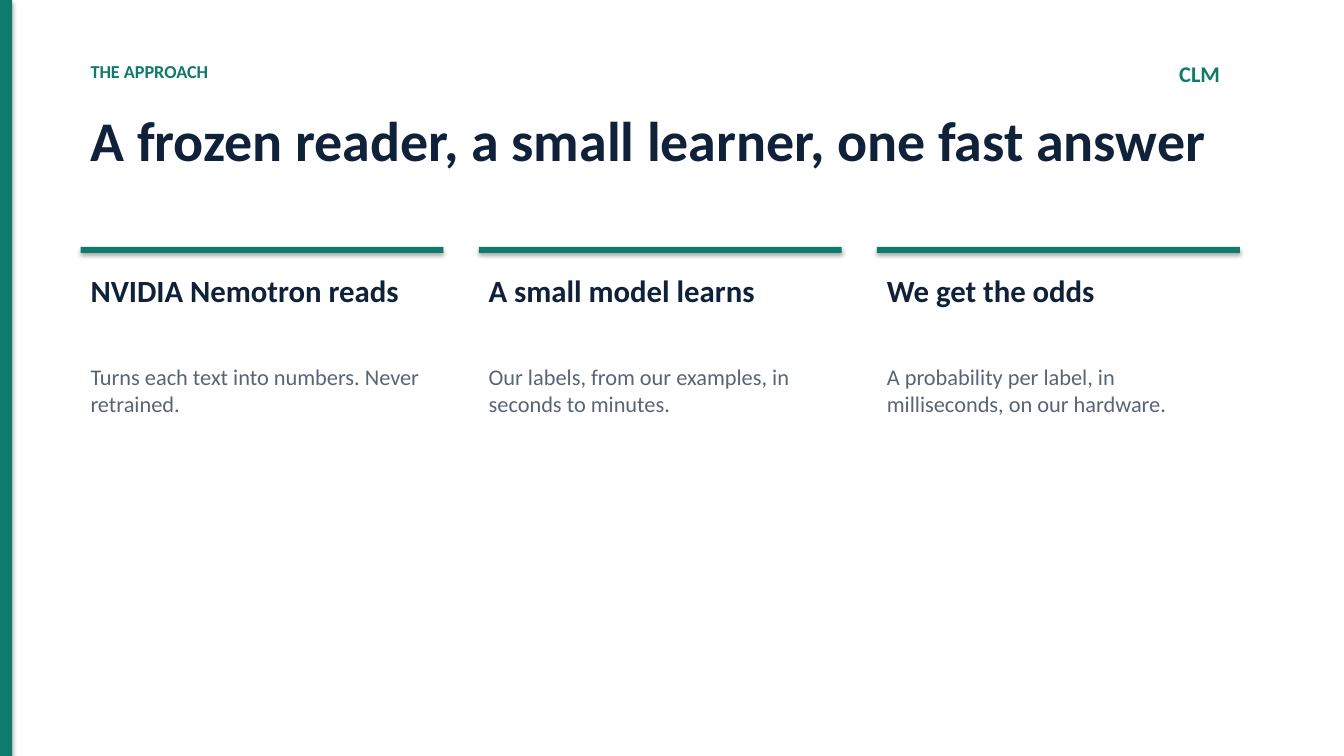
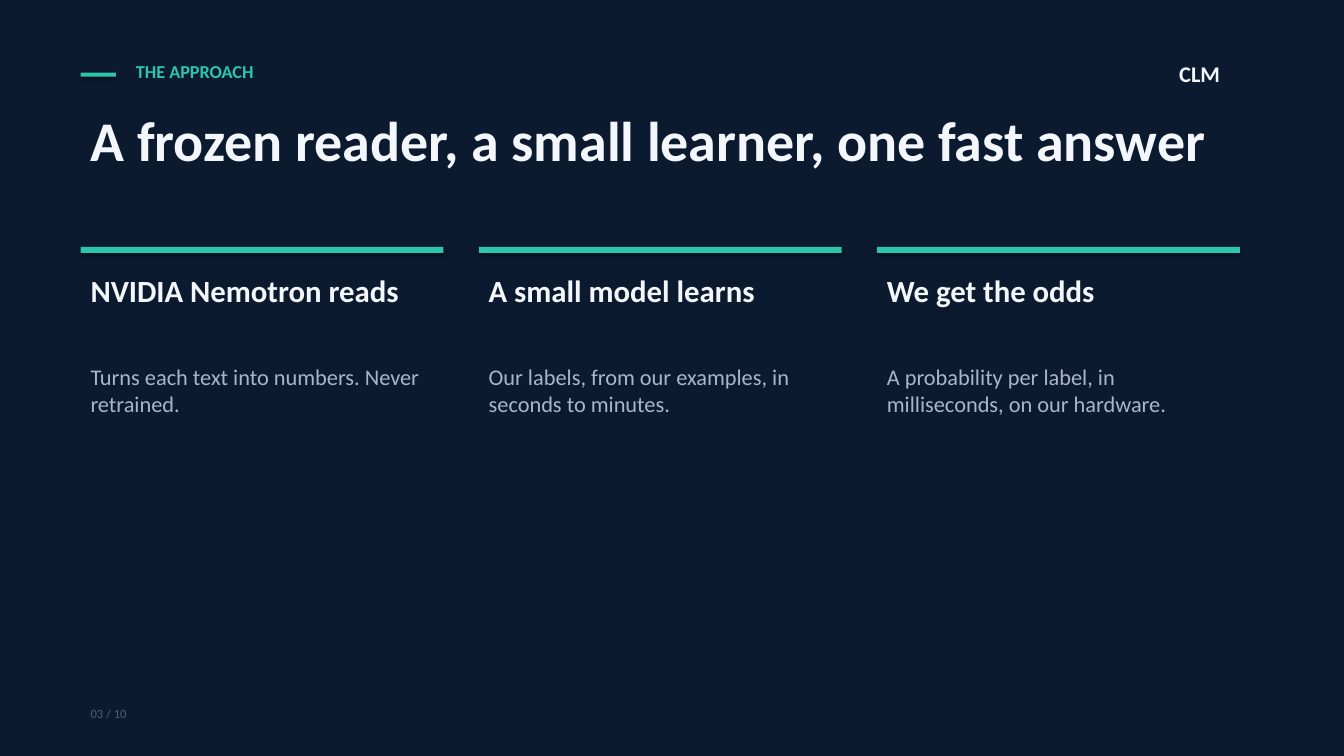
Before and after one commit to rgvvvg5mpz-collab/clm-nemotron, a slide deck: slide 3 of Marketing/CLM-Executive-Briefing.pptx. Drawn at 1344x756 pixels with LibreOffice and Linux fonts; fonts in the diff are those of the drawing. Boxes give left, top, right and bottom in pixels: in the first picture for what was removed or moved away, otherwise in the second. Text is boxed around its words. In the diff, an @@ line names an element or a change of style, - is before the commit and + after.

```diff
--- a/Marketing/CLM-Executive-Briefing.pptx
+++ b/Marketing/CLM-Executive-Briefing.pptx
@@ rectangle: place and size @@
-rectangle at box(0, 0, 12, 756)
+rectangle at box(0, 0, 1344, 756)
@@ rectangle at box(0, 0, 1344, 756): fill #0F7B6C to #0C1A30 @@
@@ text "THE APPROACH": place and size @@
-text "THE APPROACH" at box(91, 66, 208, 78)
+text "THE APPROACH" at box(136, 66, 253, 78)
@@ text "THE APPROACH" at box(136, 66, 253, 78): text colour #0F7B6C to #2CC5AD @@
@@ text "CLM" at box(1179, 67, 1220, 82): text colour #0F7B6C to #F3F6FA @@
@@ rectangle added at box(81, 73, 116, 77), fill #2CC5AD @@
@@ fill #0F7B6C to #2CC5AD in 3 elements at box(479, 247, 842, 253), box(877, 247, 1240, 253), box(81, 247, 444, 253) @@
@@ text colour #10213A to #F3F6FA in 4 elements at box(91, 121, 1205, 169), box(91, 280, 399, 303), box(489, 280, 755, 303), box(887, 280, 1095, 308) @@
@@ text colour #5A6476 to #A9B6C8 in 3 elements at box(91, 369, 419, 412), box(489, 369, 789, 412), box(887, 369, 1166, 415) @@
@@ text added at box(91, 710, 127, 718), 9 pt, text #4D5F7A @@
+03 / 10
```
Also in this commit, not shown: 9 other slides changed, 55 other files.
